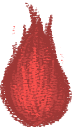
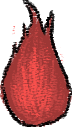
Layers edited between the first and the second (72, 127) image:
added layer "Layer 4" above "Layer 3" over <box>1,0,72,127</box>
